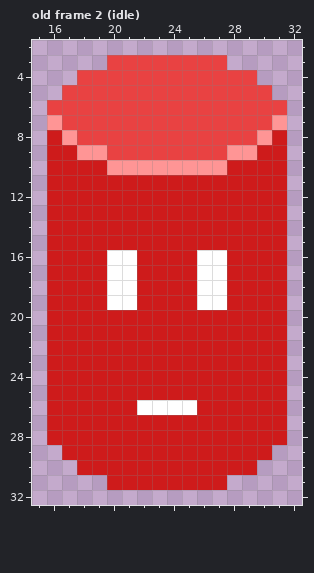
Two versions of one pixel-art file, assets/entity/sandbug.aseprite. That is the earlier state.
48x48 pixels, 2 frames. Shown: old frame 2 (idle): x 15..32, y 2..32.
The result:
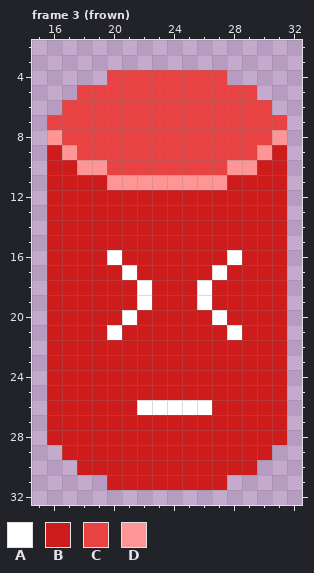
Palette (. is transparent): A #ffffff  B #ce1b1b  C #e94242  D #ff9595
A new or re-ordered frame is compared with the old frame closest to it.
Edits made:
frames 2 -> 3
Changed rows in their new state; - is an unchanged pixel.
Frame 3 (frown) is new; against old frame 2 (idle):
first column x 16:
 3 ----........----
 4 --..--------..--
 5 -.------------.-
 6 .--------------.
 7 C--------------C
 8 DC------------CD
 9 -DCC--------CCD-
10 --DDCCCCCCCCDD--
11 ----DDDDDDDD----
first column x 20:
16 -B----BBA
17 B-----B--
18 BBA----B-
19 BBA----B-
20 -A-----A-
21 A-------A
first column x 26:
26 A
Pixel boxes of the changes (left, top, right, bottom) in both pictures:
changed: (47, 55, 287, 340)
changed: (197, 400, 212, 415)
